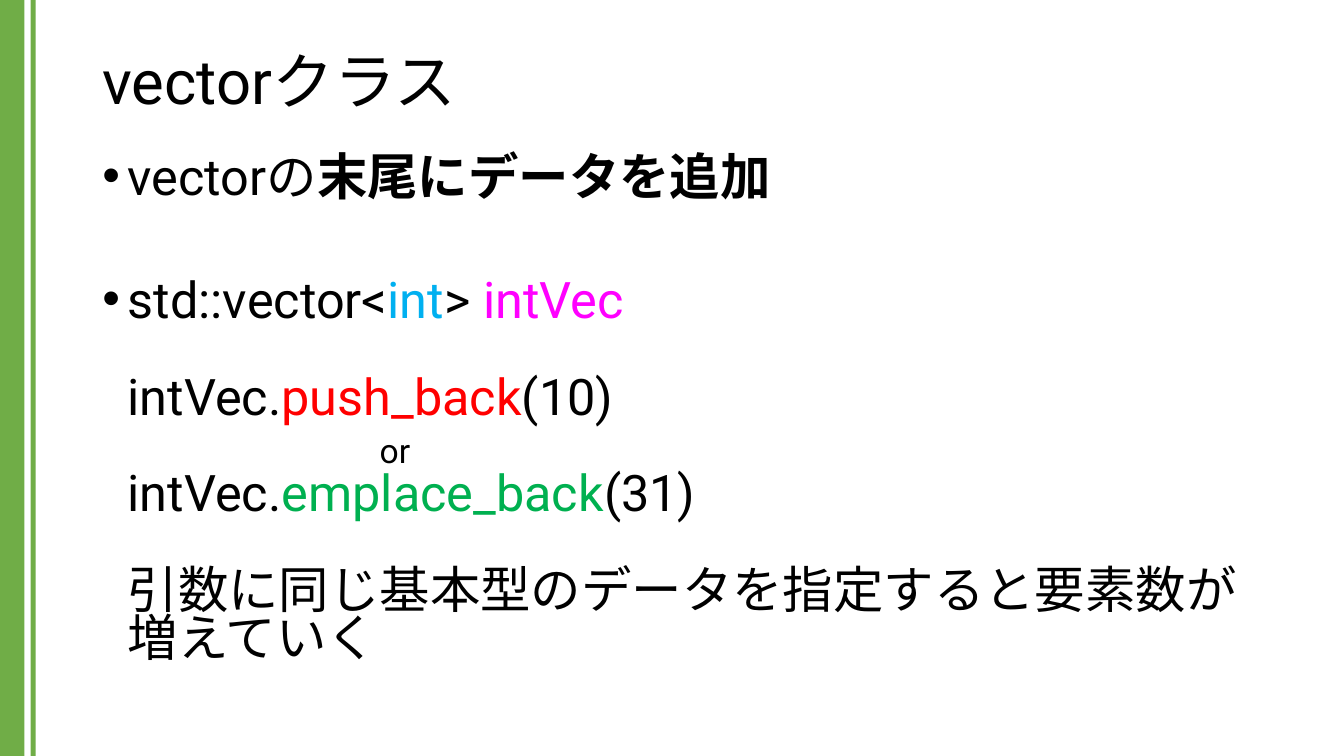
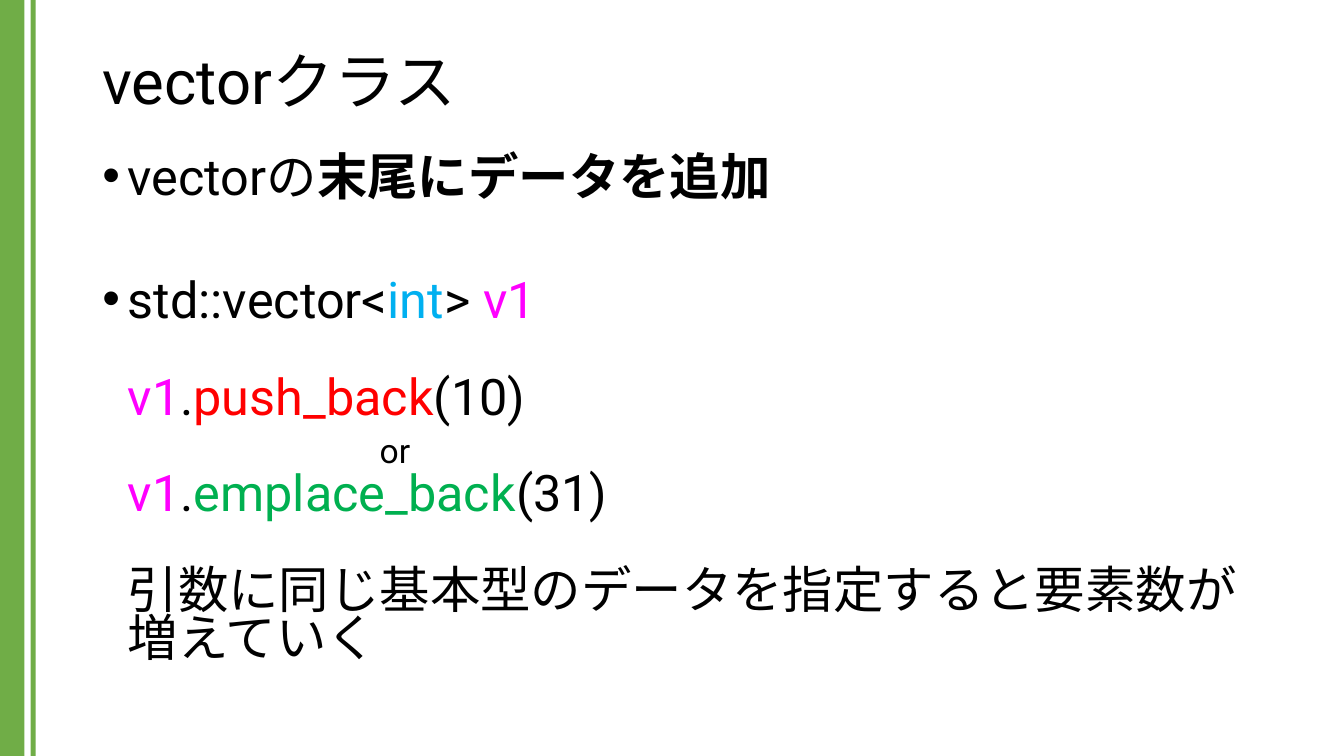
Before and after one commit to kic-murata/cpp2024, a slide deck: slide 12 of 授業資料/講義資料：Vectorクラス.pptx. Drawn at 1344x756 pixels with LibreOffice and Linux fonts; fonts in the diff are those of the drawing. Boxes give left, top, right and bottom in pixels: in the first picture for what was removed or moved away, otherwise in the second. Text is boxed around its words. In the diff, an @@ line names an element or a change of style, - is before the commit and + after.

```diff
--- a/授業資料/講義資料：Vectorクラス.pptx
+++ b/授業資料/講義資料：Vectorクラス.pptx
@@ text at (128,280,1237,660): text changed @@
-• std::vector<int> intVec
-  intVec.push_back(10)
-  or
-  intVec.emplace_back(31)
-  引数に同じ基本型のデータを指定すると要素数が増えていく
+• std::vector<int> v1
+  v1.push_back(10)
+  or
+  v1.emplace_back(31)
+  引数に同じ基本型のデータを指定すると要素数が増えていく
```
Also in this commit, not shown: 12 other slides changed.
